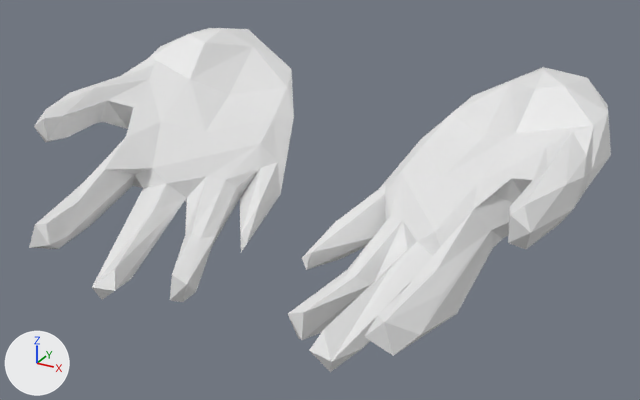
What one commit did to the Blender file game/acceptance/hands.blend.
The view is the same before and after, from a 50 mm camera at (8.87, -16.22, 8.82) aimed at (0.39, -0.82, 1.11). Lighting does not change. The marker at lower left points along +X, +Y and +Z.

The older version as bpy lines, for what is in view:
```python
me_cylinder_004 = bpy.data.meshes.new('Cylinder.004')
me_cylinder_004.from_pydata(...)  # 122 vertices, 231 faces; spans x 0.67..5.94, y -4.97..3.36, z -0.58..3.73
me_cylinder_006 = bpy.data.meshes.new('Cylinder.006')
me_cylinder_006.from_pydata(...)  # 122 vertices, 231 faces; spans x -5.94..-0.67, y -4.97..3.36, z -0.58..3.73
ob_hand_left = bpy.data.objects.new('hand-left', me_cylinder_004)
ob_hand_left.location = (0.0, 0.0, 0.0)
ob_hand_right = bpy.data.objects.new('hand-right', me_cylinder_006)
ob_hand_right.location = (0.0, 0.0, 0.0)
```
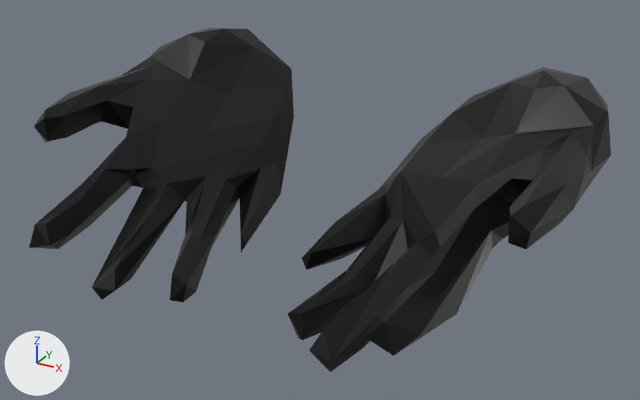
What the commit changed:
Material 'hands' (mat_hands) is new.
Its base color is (0.0196, 0.0196, 0.0196) (black #262626).
Its metallic is 0.724.
Its roughness is 0.343.
me_cylinder_004 has 122 vertices, 231 faces and spans x 0.67..5.94, y -4.97..3.36, z -0.58..3.73.
me_cylinder_004 now uses material mat_hands (black #262626).
me_cylinder_006 has 122 vertices, 231 faces and spans x -5.94..-0.67, y -4.97..3.36, z -0.58..3.73.
me_cylinder_006 now uses material mat_hands (black #262626).

What differs and where, as boxes [x1, y1, x2, y2] in the pictures (640 x 400 px):
'hand-left', recoloured (white to black)
    both: [288, 67, 611, 372]
'hand-right', recoloured (white to black)
    both: [29, 28, 294, 302]
